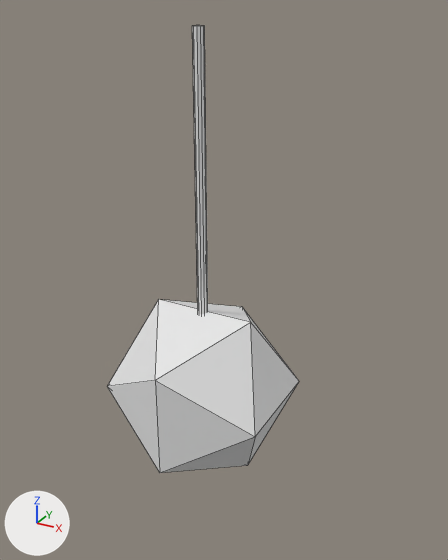
The OBJ model Assets/Models/Bottom Shoulder/Public-Photo_0008.obj, before and after one commit.
Rendered twice from a 50 mm lens placed at (0.456, -0.76, 0.362), pointed at (0.019, 0.036, -0.035). Lighting does not change. The marker at lower left points along +X, +Y and +Z. Mesh edges are drawn as thin lines. Where no turn or scale is listed for an object, it has been applied to the vertices. Vertices at the same position are counted once.

In view in the first picture: 'Public-Photo_0008'.
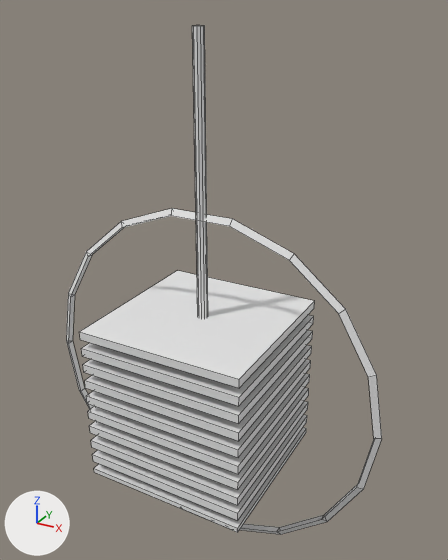
Changed parts and their boxes (x1, y1, x2, y2) in the pictures (448 x 560 px):
'Public-Photo_0008', reshaped (64% wider, 14% taller): before (107, 25, 299, 473); after (66, 25, 382, 534)
part 1 of me_public_photo_0008, added: after (94, 428, 306, 532)
part 2 of me_public_photo_0008, added: after (92, 415, 307, 520)
part 3 of me_public_photo_0008, added: after (91, 401, 308, 505)
part 4 of me_public_photo_0008, added: after (89, 388, 309, 490)
part 5 of me_public_photo_0008, added: after (88, 374, 310, 474)
part 6 of me_public_photo_0008, added: after (86, 360, 311, 458)
part 7 of me_public_photo_0008, added: after (85, 345, 312, 441)
part 8 of me_public_photo_0008, added: after (83, 330, 313, 424)
part 9 of me_public_photo_0008, added: after (81, 315, 314, 406)
part 10 of me_public_photo_0008, added: after (80, 271, 315, 388)
part 11 of me_public_photo_0008, added: after (66, 209, 382, 534)
part 12 of me_public_photo_0008, deleted: before (107, 299, 299, 473)

The change, as a diff of the scene's bpy script:
```diff
--- a/Assets/Models/Bottom Shoulder/Public-Photo_0008.obj.py
+++ b/Assets/Models/Bottom Shoulder/Public-Photo_0008.obj.py
@@ me_public_photo_0008 @@
 # used by ob_public_photo_0008; location = (0.0, 0.0, 0.0)
-me_public_photo_0008.from_pydata(...)  # 34 vertices, 50 faces; spans x -0.137..0.137, y -0.137..0.137, z -0.353..0.34
+me_public_photo_0008.from_pydata(...)  # 157 vertices, 144 faces; spans x -0.302..0.302, y -0.136..0.136, z -0.512..0.34
+# me_public_photo_0008 part 1: a new loose piece, a box spanning x -0.1364..0.1364, y -0.1364..0.1364, z -0.356..-0.3478
+# me_public_photo_0008 part 2: a new loose piece, a box spanning x -0.136..0.136, y -0.136..0.136, z -0.333..-0.319
+# me_public_photo_0008 part 3: a new loose piece, a box spanning x -0.136..0.136, y -0.136..0.136, z -0.304..-0.29
+# me_public_photo_0008 part 4: a new loose piece, a box spanning x -0.136..0.136, y -0.136..0.136, z -0.275..-0.261
+# me_public_photo_0008 part 5: a new loose piece, a box spanning x -0.136..0.136, y -0.136..0.136, z -0.246..-0.232
+# me_public_photo_0008 part 6: a new loose piece, a box spanning x -0.136..0.136, y -0.136..0.136, z -0.217..-0.203
+# me_public_photo_0008 part 7: a new loose piece, a box spanning x -0.136..0.136, y -0.136..0.136, z -0.188..-0.174
+# me_public_photo_0008 part 8: a new loose piece, a box spanning x -0.136..0.136, y -0.136..0.136, z -0.159..-0.145
+# me_public_photo_0008 part 9: a new loose piece, a box spanning x -0.136..0.136, y -0.136..0.136, z -0.13..-0.116
+# me_public_photo_0008 part 10: a new loose piece, a box spanning x -0.136..0.136, y -0.136..0.136, z -0.101..-0.087
+# me_public_photo_0008 part 11: a new loose piece of 54 vertices spanning x -0.302..0.302, y -0.006..0.006, z -0.512..0.082
+# me_public_photo_0008 part 12: the loose piece of 12 vertices spanning x -0.137..0.137, y -0.137..0.137, z -0.353..-0.078 is deleted
```
